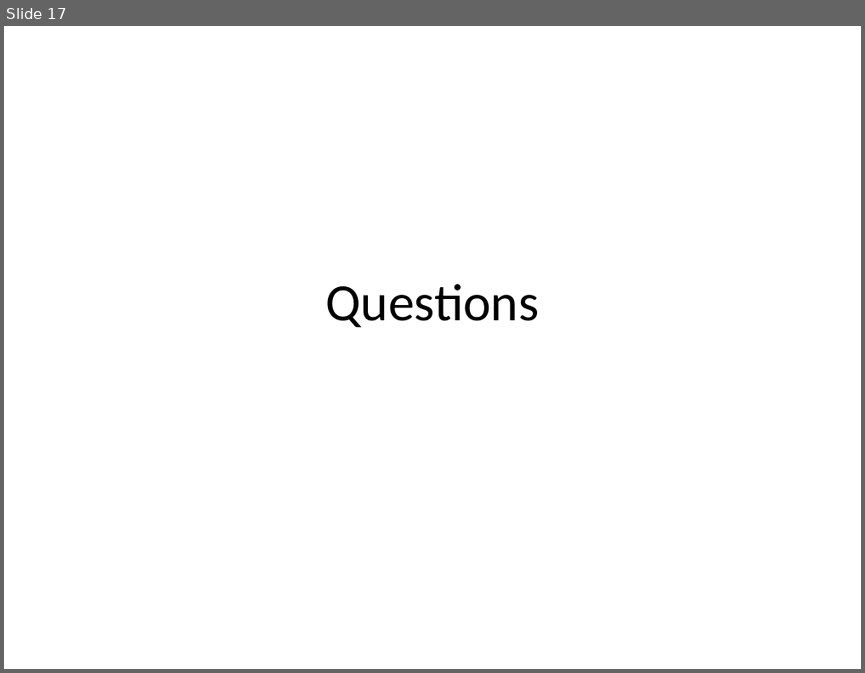
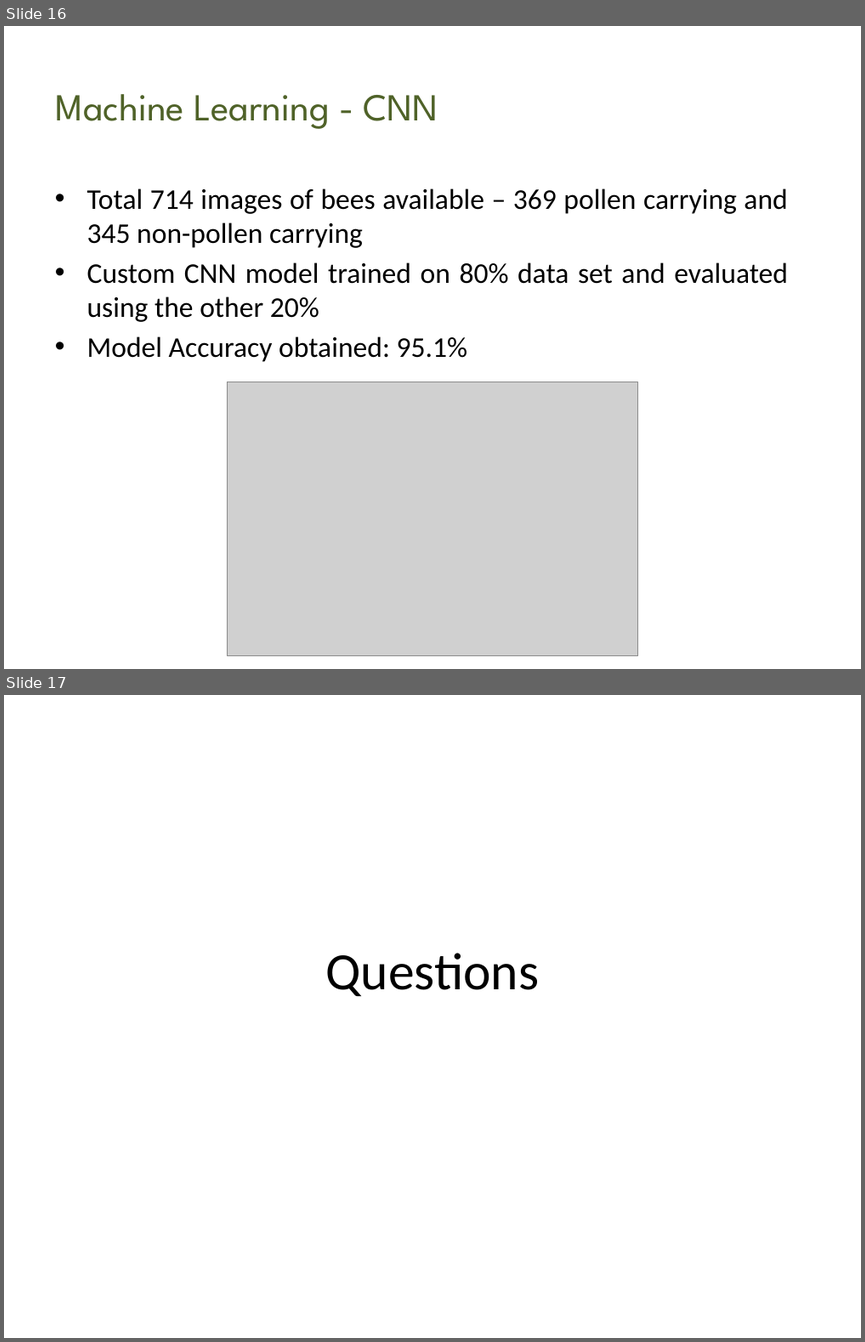
Before and after one commit to Richa309/UCIDB_Final_Project, a slide deck: honey bee.pptx. Shown one above the other, each under a label of ours: slide 17 before the commit, slides 16 and 17 after it. The pictures are 865x673 and 865x1342 pixels, drawn with LibreOffice and Linux fonts; fonts in the diff are those of the drawing; grey boxes stand for pictures; background and template pictures are left out. Boxes give left, top, right and bottom in pixels: in the first picture for what was removed or moved away, otherwise in the second. Text is boxed around its words. In the diff, an @@ line names an element or a change of style, - is before the commit and + after.

```diff
--- a/honey bee.pptx
+++ b/honey bee.pptx
@@ slide 16 added at box(4, 26, 861, 669), background picture (left out) @@
@@ title added at box(55, 94, 438, 129), 32 pt, text #4F6228 @@
+Machine Learning - CNN
@@ text added at box(87, 188, 788, 362), 24 pt, text #000000 @@
+• Total 714 images of bees available – 369 pollen carrying and 345 non-pollen carrying
+• Custom CNN model trained on 80% data set and evaluated using the other 20%
+• Model Accuracy obtained: 95.1%
@@ picture added at box(228, 381, 638, 655) @@
```
Also in this commit, not shown: 2 slides changed, 1 slide removed, 2 other files.
